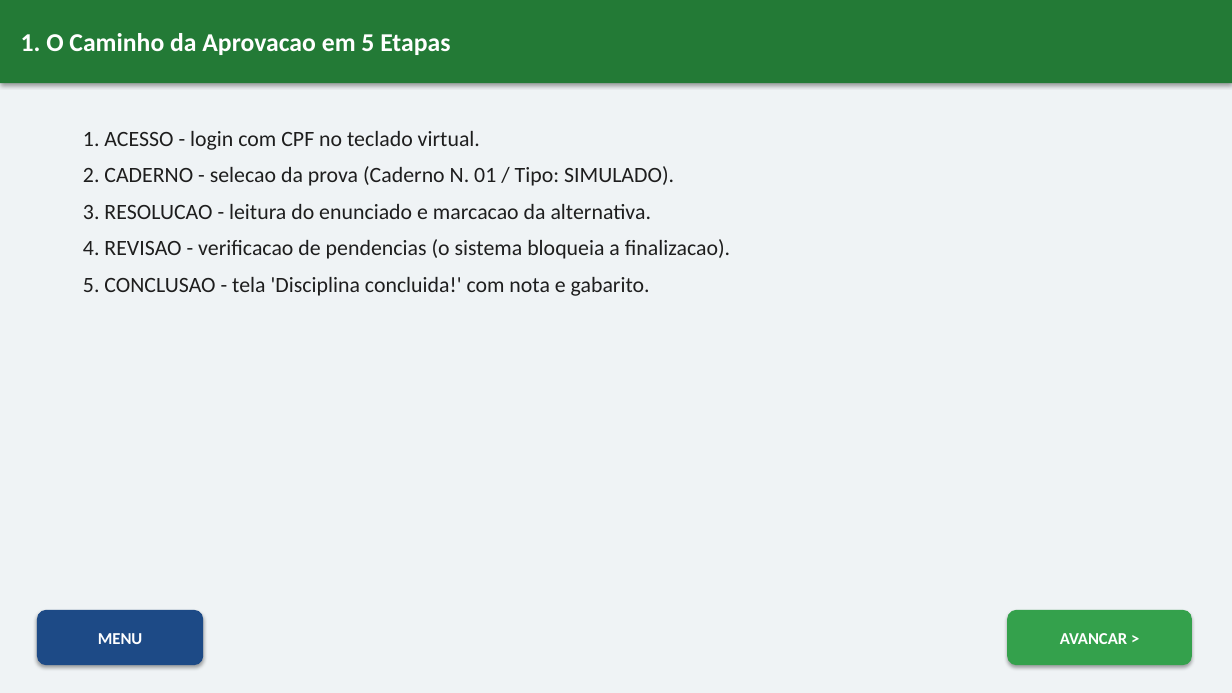
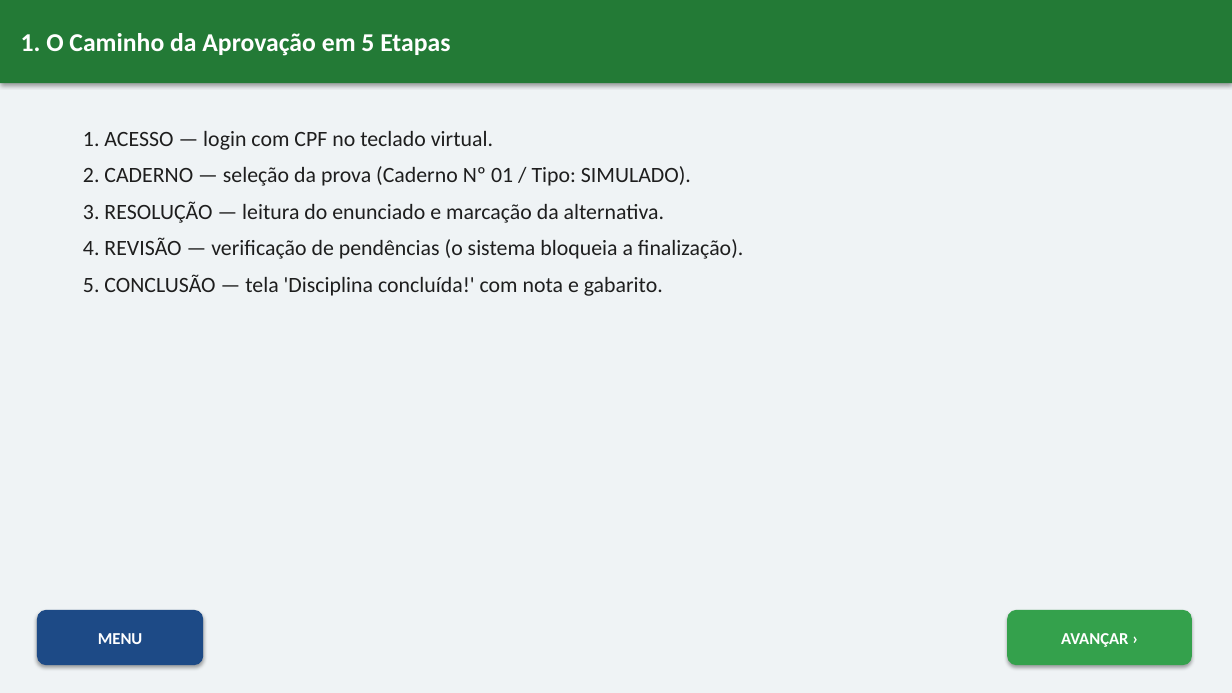
Before and after one commit to Geovane-Maia/Auto-Escola, a slide deck: slide 3 of Apresentacao-Interativa-ABCDETRAN.pptx. Drawn at 1232x693 pixels with LibreOffice and Linux fonts; fonts in the diff are those of the drawing. Boxes give left, top, right and bottom in pixels: in the first picture for what was removed or moved away, otherwise in the second. Text is boxed around its words. In the diff, an @@ line names an element or a change of style, - is before the commit and + after.

Commit message:
PDF e PowerPoint atualizados para prova de 2 horas

```diff
--- a/Apresentacao-Interativa-ABCDETRAN.pptx
+++ b/Apresentacao-Interativa-ABCDETRAN.pptx
@@ text in rectangle at [21,33,450,56]: text changed @@
-1. O Caminho da Aprovacao em 5 Etapas
+1. O Caminho da Aprovação em 5 Etapas
@@ text at [83,131,743,296]: text changed @@
-1. ACESSO - login com CPF no teclado virtual.
-2. CADERNO - selecao da prova (Caderno N. 01 / Tipo: SIMULADO).
-3. RESOLUCAO - leitura do enunciado e marcacao da alternativa.
-4. REVISAO - verificacao de pendencias (o sistema bloqueia a finalizacao).
-5. CONCLUSAO - tela 'Disciplina concluida!' com nota e gabarito.
+1. ACESSO — login com CPF no teclado virtual.
+2. CADERNO — seleção da prova (Caderno Nº 01 / Tipo: SIMULADO).
+3. RESOLUÇÃO — leitura do enunciado e marcação da alternativa.
+4. REVISÃO — verificação de pendências (o sistema bloqueia a finalização).
+5. CONCLUSÃO — tela 'Disciplina concluída!' com nota e gabarito.
@@ text in rounded rectangle at [1061,633,1128,647]: text changed @@
-AVANCAR >
+AVANÇAR ›
```
Also in this commit, not shown: 15 other slides changed, 1 other file.
